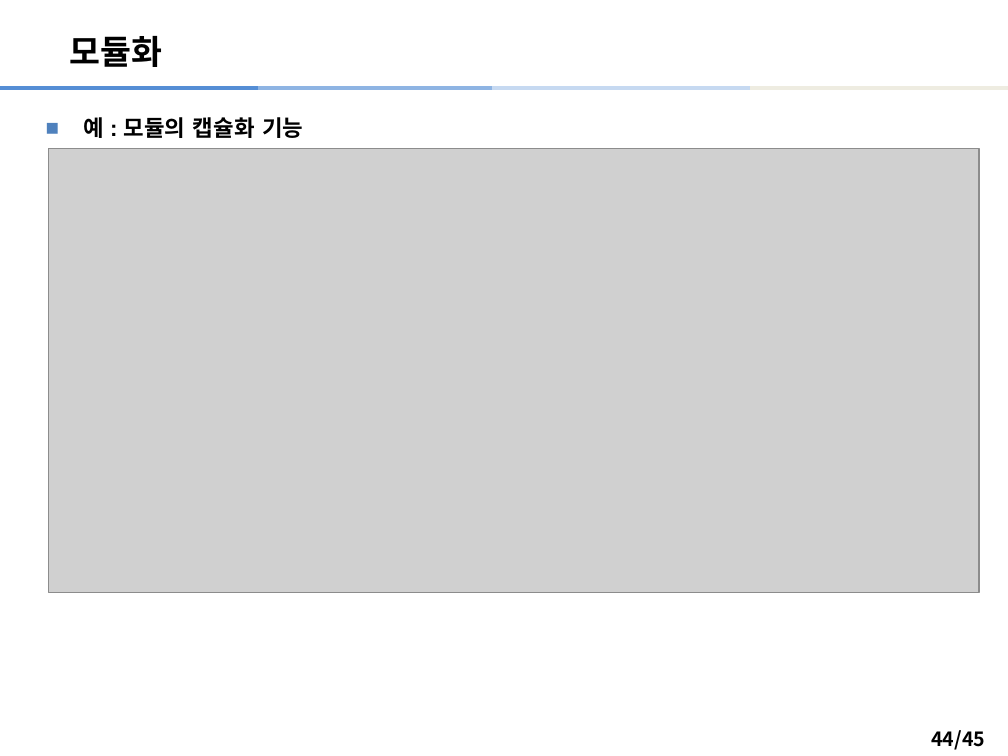
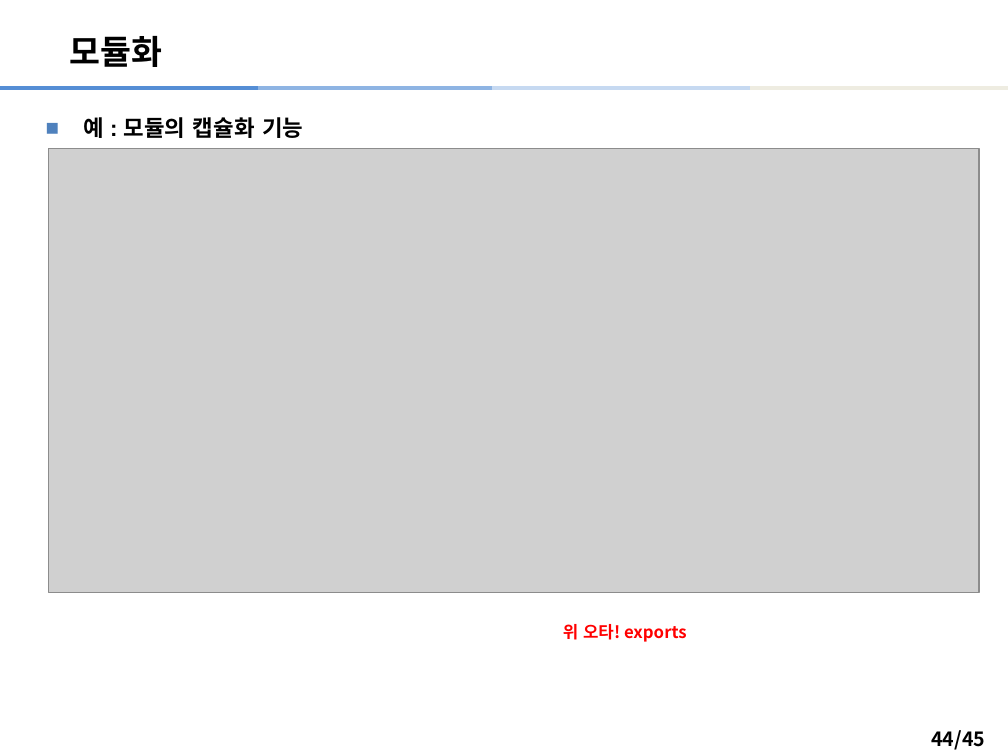
Before and after one commit to LimJuHyung1/JavaClass, a slide deck: slide 44 of Chapter6/6장/06.상속-이클립스.pptx. Drawn at 1008x756 pixels with LibreOffice and Linux fonts; fonts in the diff are those of the drawing; grey boxes stand for pictures. Boxes give left, top, right and bottom in pixels: in the first picture for what was removed or moved away, otherwise in the second. Text is boxed around its words. In the diff, an @@ line names an element or a change of style, - is before the commit and + after.

```diff
--- a/Chapter6/6장/06.상속-이클립스.pptx
+++ b/Chapter6/6장/06.상속-이클립스.pptx
@@ text added at (x1=563, y1=624, x2=687, y2=642), 12 pt, text #FF0000, bold @@
+위 오타! exports
```
Also in this commit, not shown: 1 other slide changed, 49 other files.
